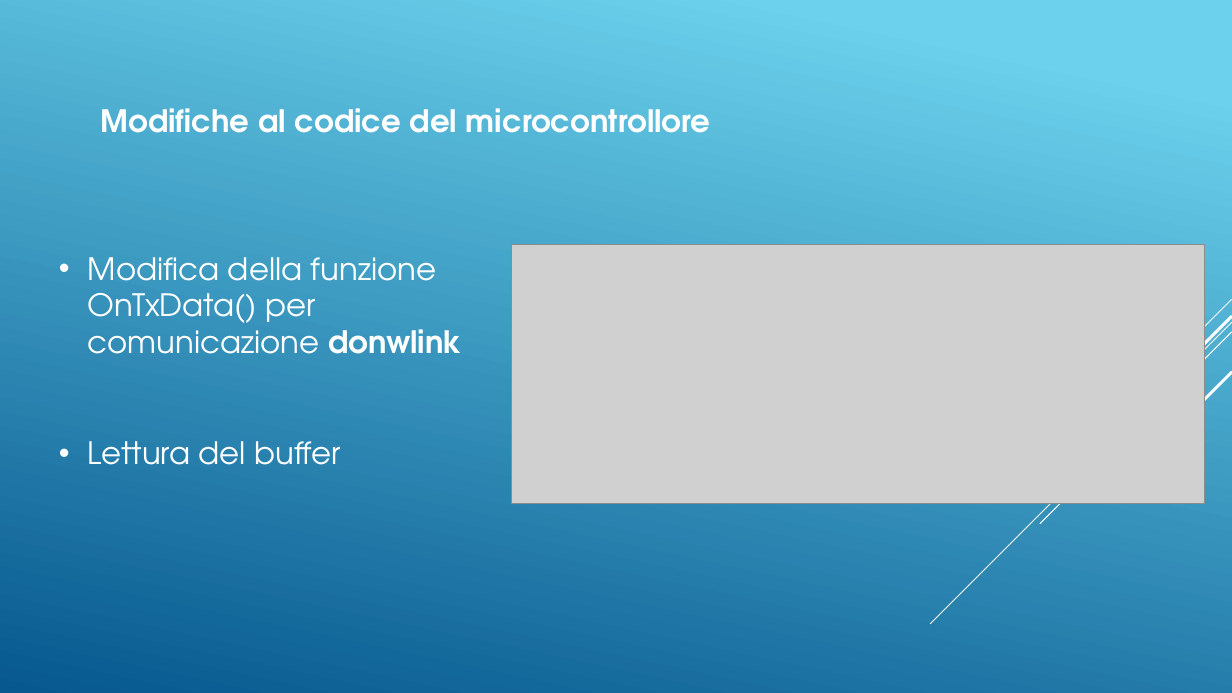
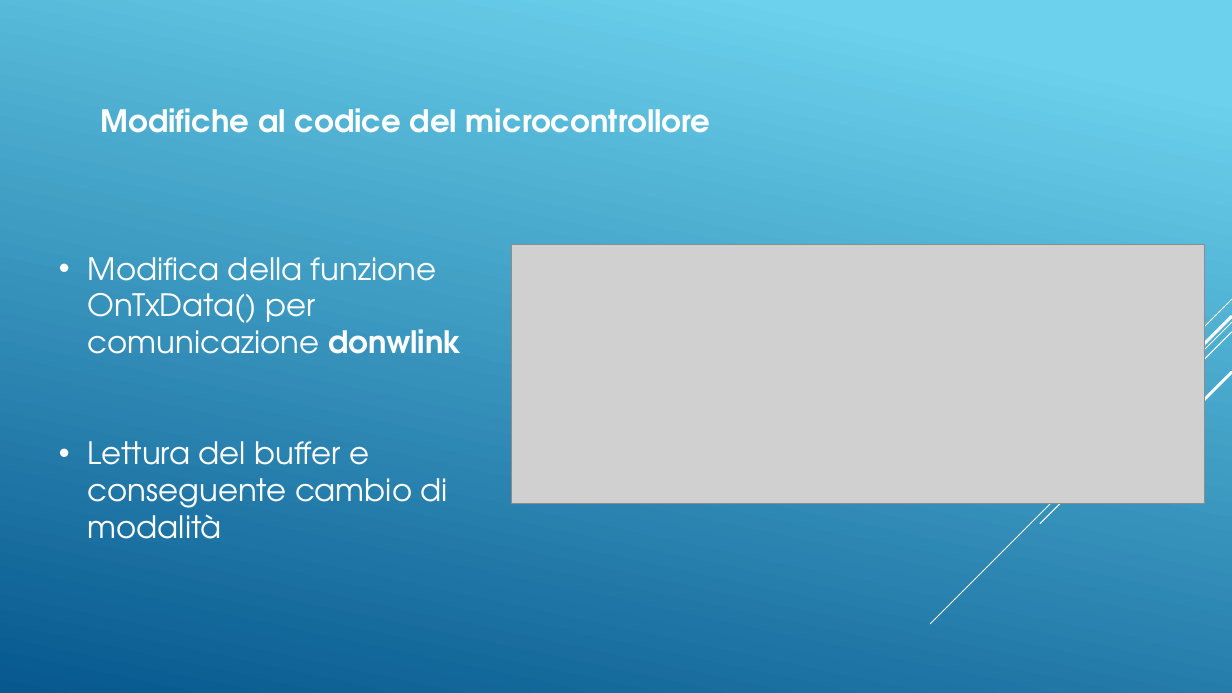
Before and after one commit to DaddaOperator/STM-Micro-Exercises-PLSD-, a slide deck: slide 10 of PresentazioneOfficial.pptx. Drawn at 1232x693 pixels with LibreOffice and Linux fonts; fonts in the diff are those of the drawing; grey boxes stand for pictures. Boxes give left, top, right and bottom in pixels: in the first picture for what was removed or moved away, otherwise in the second. Text is boxed around its words. In the diff, an @@ line names an element or a change of style, - is before the commit and + after.

```diff
--- a/PresentazioneOfficial.pptx
+++ b/PresentazioneOfficial.pptx
@@ text at [88,441,448,539]: text changed @@
-• Lettura del buffer
+• Lettura del buffer e conseguente cambio di modalità
```
Also in this commit, not shown: 3 other slides changed.
